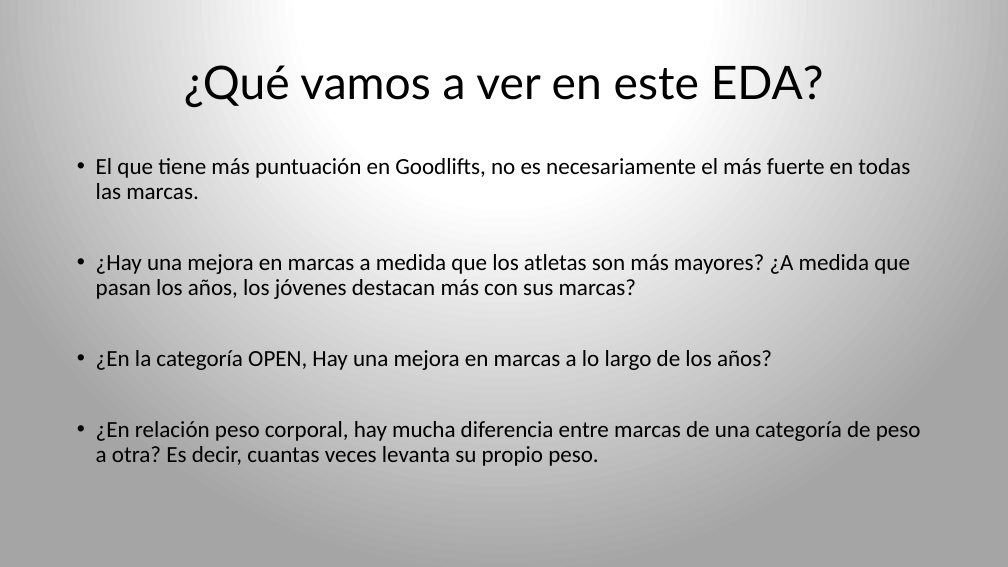
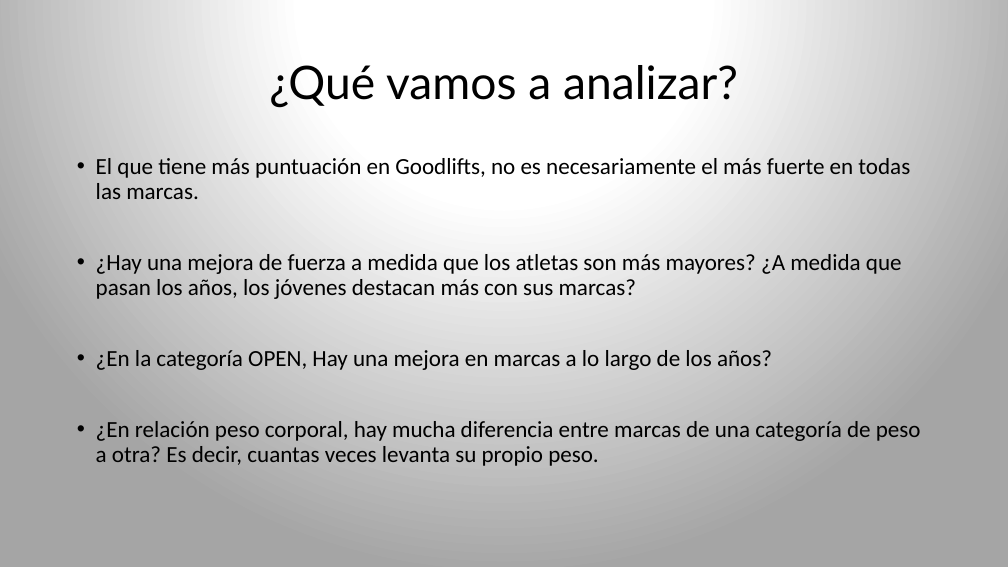
Before and after one commit to enriquerc95/eda_powerlifting, a slide deck: slide 4 of src/memoria.ipnb/EDA POWERLIFTING.pptx. Drawn at 1008x567 pixels with LibreOffice and Linux fonts; fonts in the diff are those of the drawing. Boxes give left, top, right and bottom in pixels: in the first picture for what was removed or moved away, otherwise in the second. Text is boxed around its words. In the diff, an @@ line names an element or a change of style, - is before the commit and + after.

```diff
--- a/src/memoria.ipnb/EDA POWERLIFTING.pptx
+++ b/src/memoria.ipnb/EDA POWERLIFTING.pptx
@@ title at <box>269,65,738,108</box>: text changed @@
-¿Qué vamos a ver en este EDA?
+¿Qué vamos a analizar?
@@ text at <box>96,254,902,299</box>: text changed @@
-• ¿Hay una mejora en marcas a medida que los atletas son más mayores? ¿A medida que pasan los años, los jóvenes destacan más con sus marcas?
+• ¿Hay una mejora de fuerza a medida que los atletas son más mayores? ¿A medida que pasan los años, los jóvenes destacan más con sus marcas?
```
Also in this commit, not shown: 4 other slides changed.
